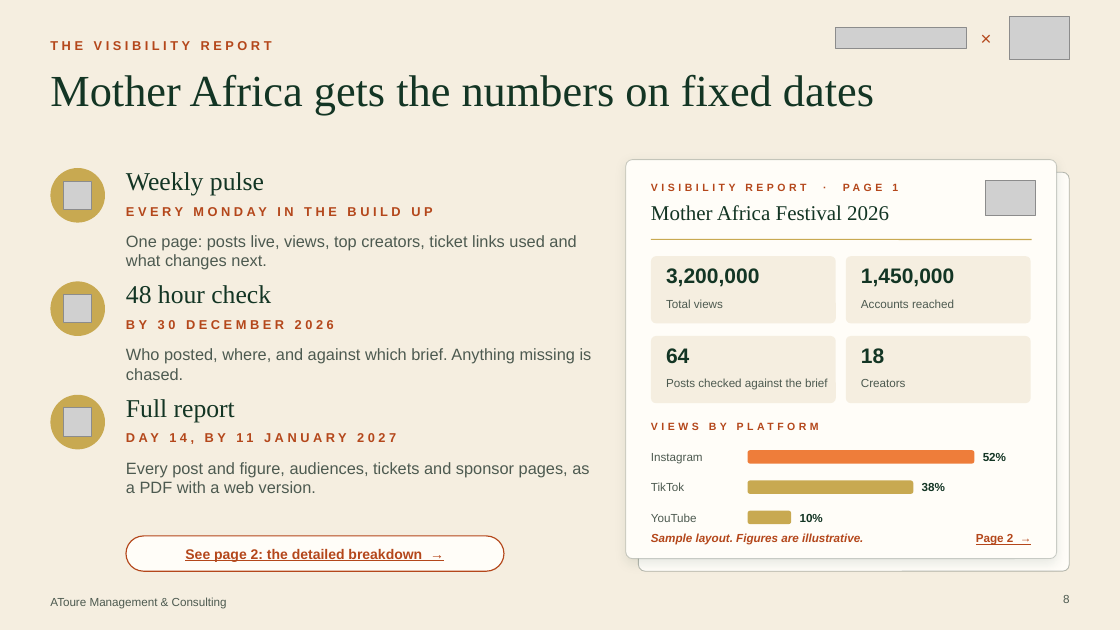
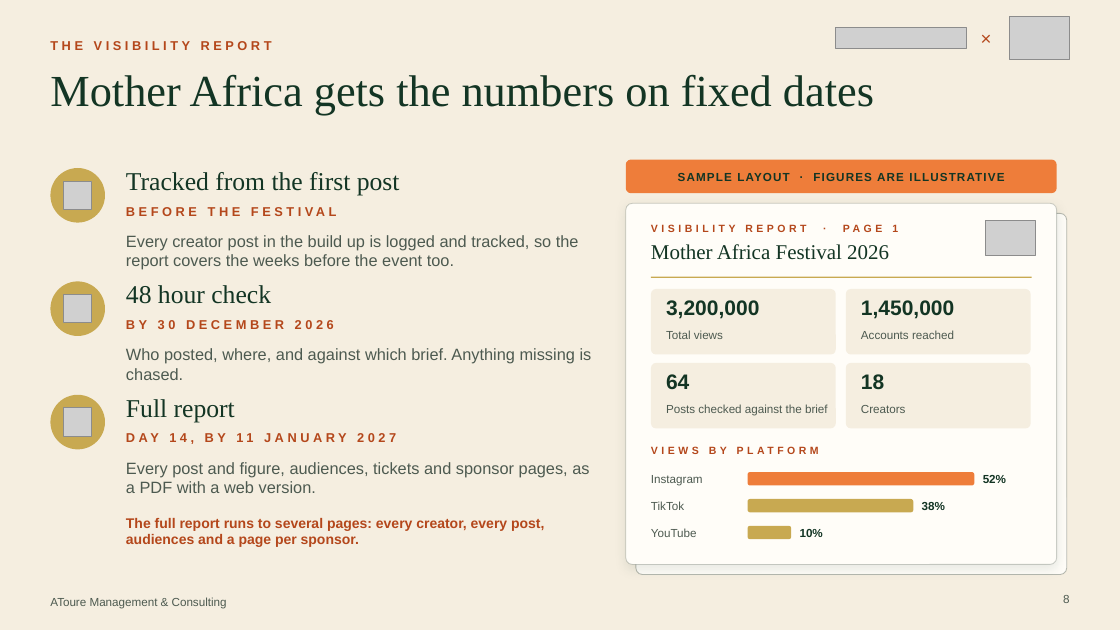
Before and after one commit to atoureconsulting/Mother-Africa, a slide deck: slide 8 of proposition-deck/AToure Mother Africa Festival Proposal.pptx. Drawn at 1120x630 pixels with LibreOffice and Linux fonts; fonts in the diff are those of the drawing; grey boxes stand for pictures. Boxes give left, top, right and bottom in pixels: in the first picture for what was removed or moved away, otherwise in the second. Text is boxed around its words. In the diff, an @@ line names an element or a change of style, - is before the commit and + after.

```diff
--- a/proposition-deck/AToure Mother Africa Festival Proposal.pptx
+++ b/proposition-deck/AToure Mother Africa Festival Proposal.pptx
@@ text at [126,172,400,195]: text changed @@
-Weekly pulse
+Tracked from the first post
@@ text "SAMPLE LAYOUT · FIGURES ARE ..." at [678,173,1004,181]: vertical alignment top to middle @@
@@ rounded rectangle added at [626,160,1057,193], fill #EE7D3A @@
@@ text at [678,173,1004,181]: text changed; text colour #B4471B to #133524; italic off @@
-Sample layout. Figures are illustrative.
+SAMPLE LAYOUT · FIGURES ARE ILLUSTRATIVE
@@ text at [126,203,588,227]: text changed @@
-EVERY MONDAY IN THE BUILD UP
+BEFORE THE FESTIVAL
@@ rounded rectangle: place and size @@
-rounded rectangle at [639,172,1070,571]
+rounded rectangle at [626,203,1057,565]
@@ rounded rectangle at [626,203,1057,565]: shadow on; proportions changed @@
@@ text at [126,235,579,270]: text changed @@
-One page: posts live, views, top creators, ticket links used and what changes next.
+Every creator post in the build up is logged and tracked, so the report covers the weeks before the event too.
@@ rounded rectangle: place and size @@
-rounded rectangle at [626,160,1057,559]
+rounded rectangle at [636,213,1067,575]
@@ rounded rectangle at [636,213,1067,575]: shadow off; proportions changed @@
@@ 2 texts, 1 picture, 1 line: place and size @@
-2 texts, 1 picture, 1 line at [651,181,1035,239]
+2 texts, 1 picture, 1 line at [651,220,1035,277]
@@ rounded rectangle: place and size @@
-rounded rectangle at [651,256,836,323]
+rounded rectangle at [651,289,836,355]
@@ proportions changed in 4 elements at [651,363,836,429], [846,363,1031,429], [651,289,836,355], [846,289,1031,355] @@
@@ rounded rectangle: place and size @@
-rounded rectangle at [846,256,1031,323]
+rounded rectangle at [846,289,1031,355]
@@ 4 texts: place and size @@
-4 texts at [666,268,954,308]
+4 texts at [666,300,954,339]
@@ 5 texts, 2 rounded rectangles: place and size @@
-5 texts, 2 rounded rectangles at [651,336,1031,430]
+5 texts, 2 rounded rectangles at [651,363,1031,454]
@@ 4 texts, 2 rounded rectangles: place and size @@
-4 texts, 2 rounded rectangles at [651,450,1006,494]
+4 texts, 2 rounded rectangles at [651,472,1006,513]
@@ rounded rectangle removed at [126,536,504,571] @@
@@ text added at [126,518,544,547], 12 pt, text #B4471B, bold @@
+The full report runs to several pages: every creator, every post, audiences and a page per sponsor.
@@ 2 texts, 1 rounded rectangle: place and size @@
-2 texts, 1 rounded rectangle at [651,511,823,524]
+2 texts, 1 rounded rectangle at [651,526,823,539]
@@ text removed at [976,533,1013,545] @@
-Page 2 →
@@ text removed at [185,549,422,562] @@
-See page 2: the detailed breakdown →
```
Also in this commit, not shown: 6 other slides changed, 1 slide removed, 13 other files.
